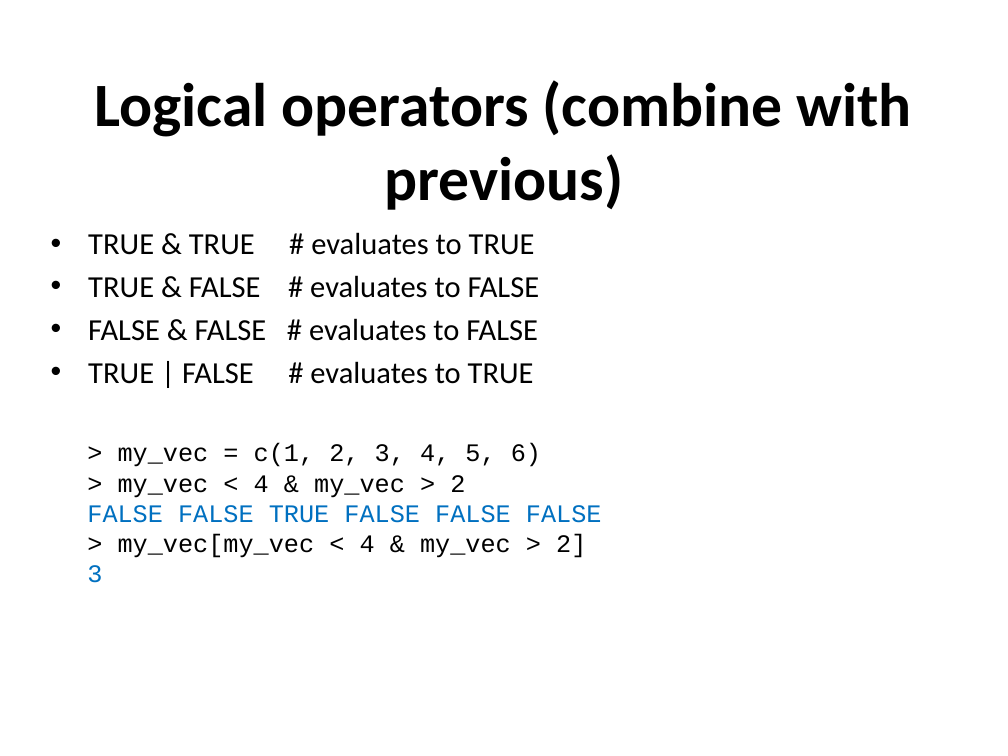
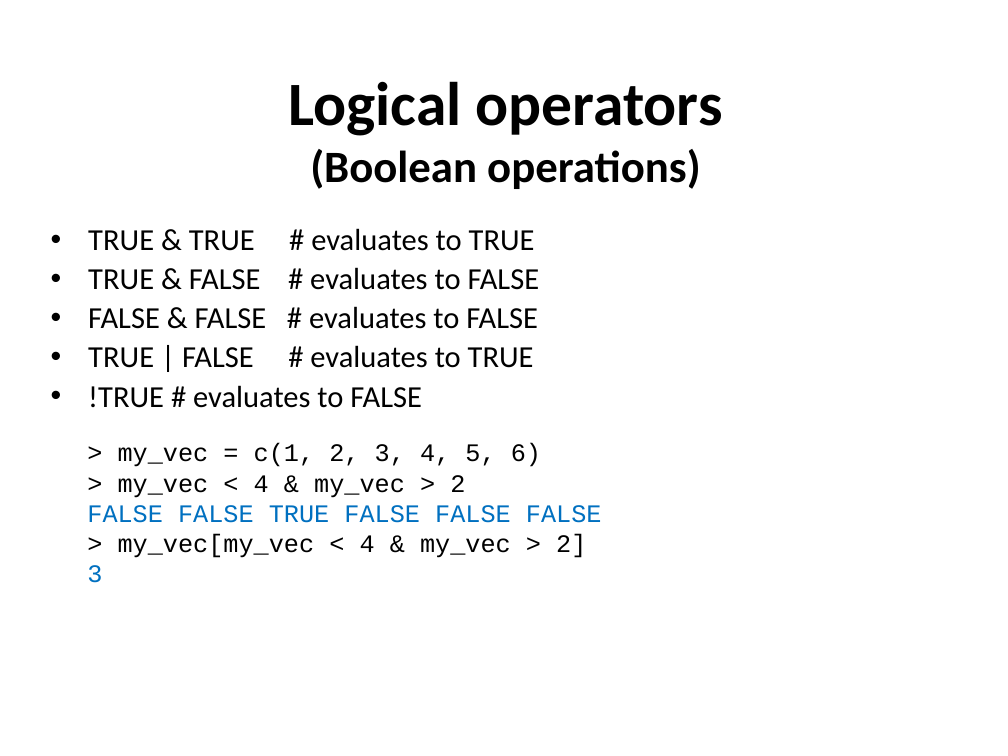
Before and after one commit to sraorao/MSD_R_course_HT2022, a slide deck: slide 25 of powerpoint/Session1.pptx (slide 26 before the commit). Drawn at 1008x756 pixels with LibreOffice and Linux fonts; fonts in the diff are those of the drawing. Boxes give left, top, right and bottom in pixels: in the first picture for what was removed or moved away, otherwise in the second. Text is boxed around its words. In the diff, an @@ line names an element or a change of style, - is before the commit and + after.

```diff
--- a/powerpoint/Session1.pptx
+++ b/powerpoint/Session1.pptx
@@ text at <box>288,81,723,189</box>: text changed; size 44 to 32 pt @@
-Logical operators (combine with previous)
+Logical operators
+(Boolean operations)
@@ text at <box>88,228,540,368</box>: line spacing 1 to 0.9 @@
@@ text at <box>88,385,422,408</box>: paragraph added @@
+• !TRUE # evaluates to FALSE
```
Also in this commit, not shown: 3 other slides changed, 1 slide removed, 3 other files.
